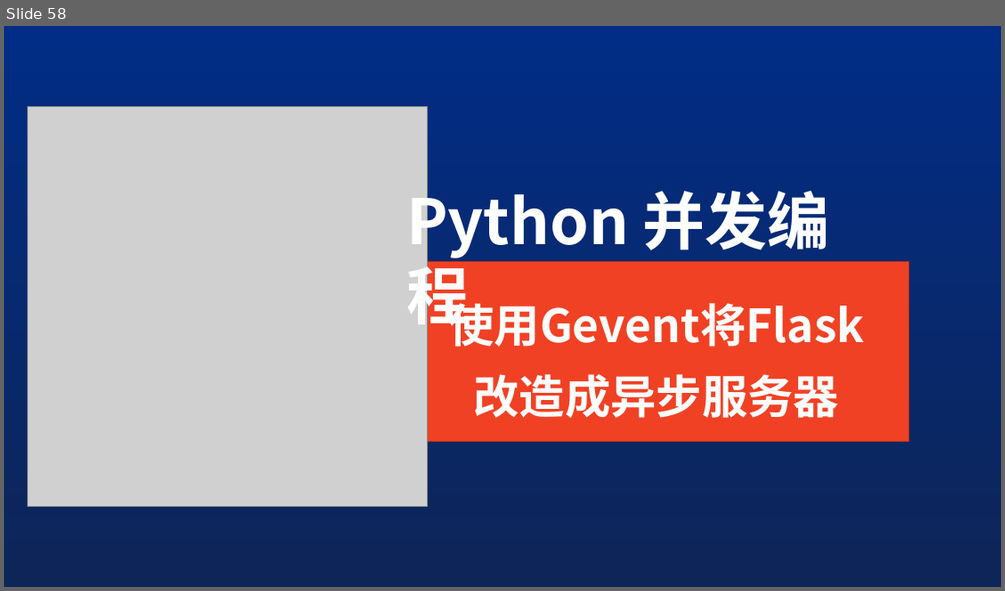
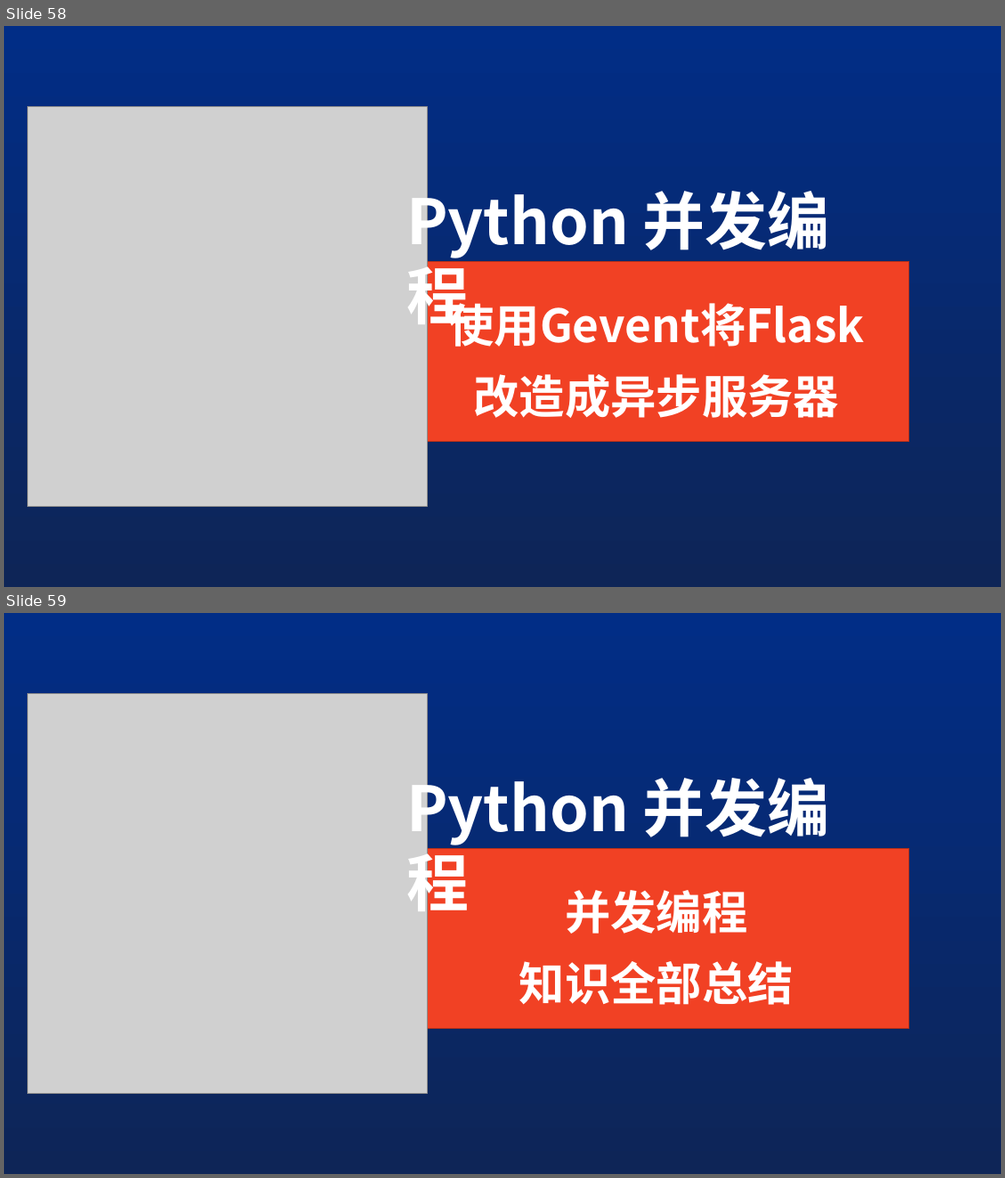
Before and after one commit to peiss/ant-learn-python-concurrent, a slide deck: Python并发编程简介.pptx. Shown one above the other, each under a label of ours: slide 58 before the commit, slides 58 and 59 after it. The pictures are 1005x591 and 1005x1178 pixels, drawn with LibreOffice and Linux fonts; fonts in the diff are those of the drawing; grey boxes stand for pictures. Boxes give left, top, right and bottom in pixels: in the first picture for what was removed or moved away, otherwise in the second. Text is boxed around its words. In the diff, an @@ line names an element or a change of style, - is before the commit and + after.

```diff
--- a/Python并发编程简介.pptx
+++ b/Python并发编程简介.pptx
@@ slide 59 added at (x1=4, y1=613, x2=1001, y2=1174), background gradient #012D86 to #0E2557 @@
@@ picture added at (x1=28, y1=694, x2=428, y2=1093) @@
@@ text added at (x1=406, y1=768, x2=830, y2=921), 60 pt, text #FFFFFF, bold @@
+Python 并发编程
@@ title added at (x1=404, y1=849, x2=909, y2=1029), fill #F14124, outline #B2301B 1 pt, 44 pt, text #FFFFFF, bold @@
+并发编程
+知识全部总结
```
Also in this commit, not shown: 2 other files.
